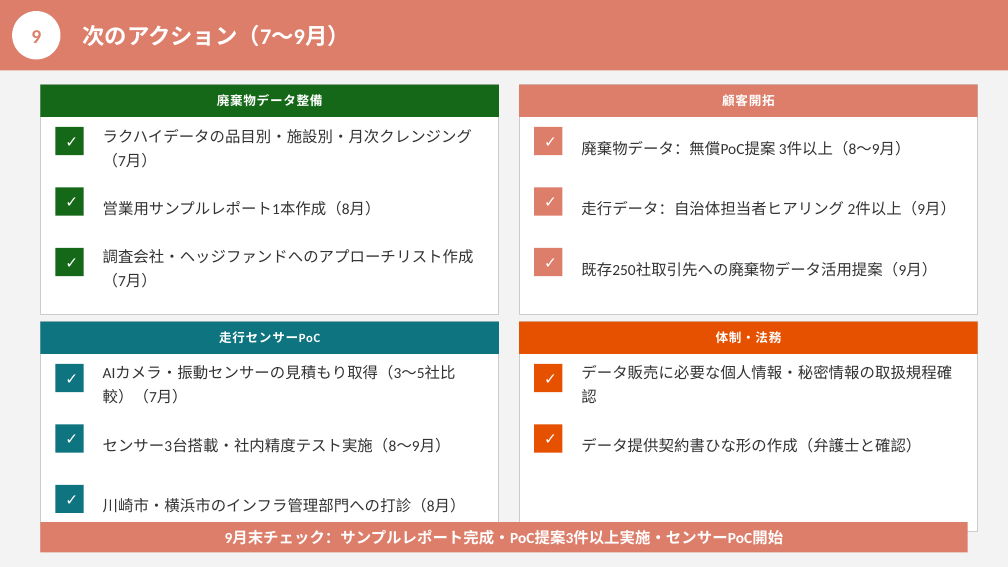
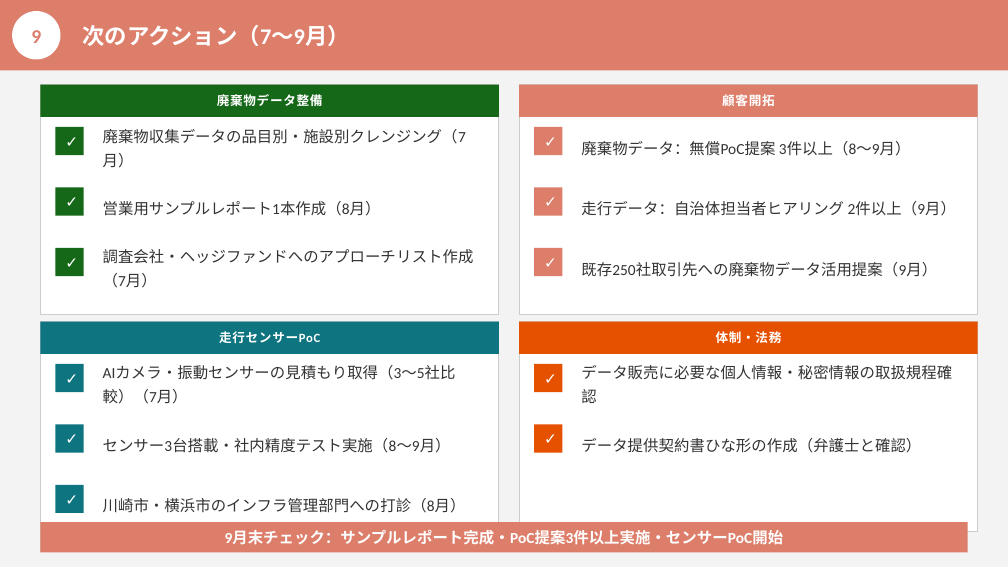
Before and after one commit to monomapblog-ui/sacure, a slide deck: slide 11 of データ事業計画書_v1.pptx. Drawn at 1008x567 pixels with LibreOffice and Linux fonts; fonts in the diff are those of the drawing. Boxes give left, top, right and bottom in pixels: in the first picture for what was removed or moved away, otherwise in the second. Text is boxed around its words. In the diff, an @@ line names an element or a change of style, - is before the commit and + after.

```diff
--- a/データ事業計画書_v1.pptx
+++ b/データ事業計画書_v1.pptx
@@ text at <box>103,129,466,144</box>: text changed @@
-ラクハイデータの品目別・施設別・月次クレンジング（7月）
+廃棄物収集データの品目別・施設別クレンジング（7月）
```
Also in this commit, not shown: 3 other slides changed, 1 other file.
